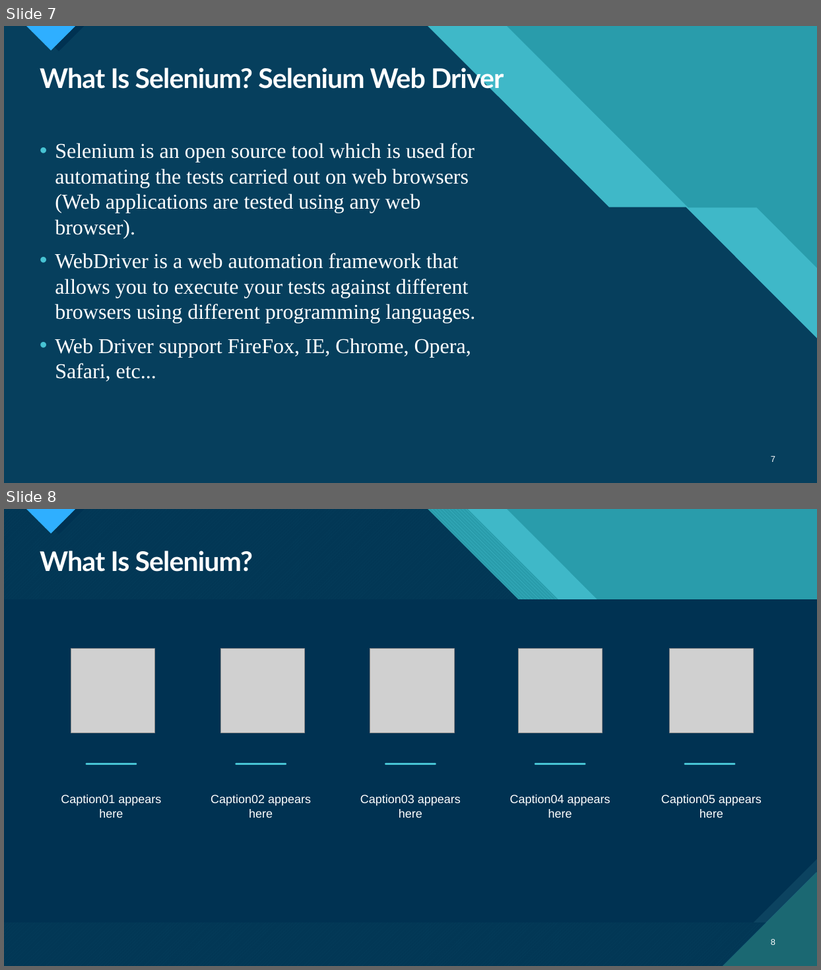
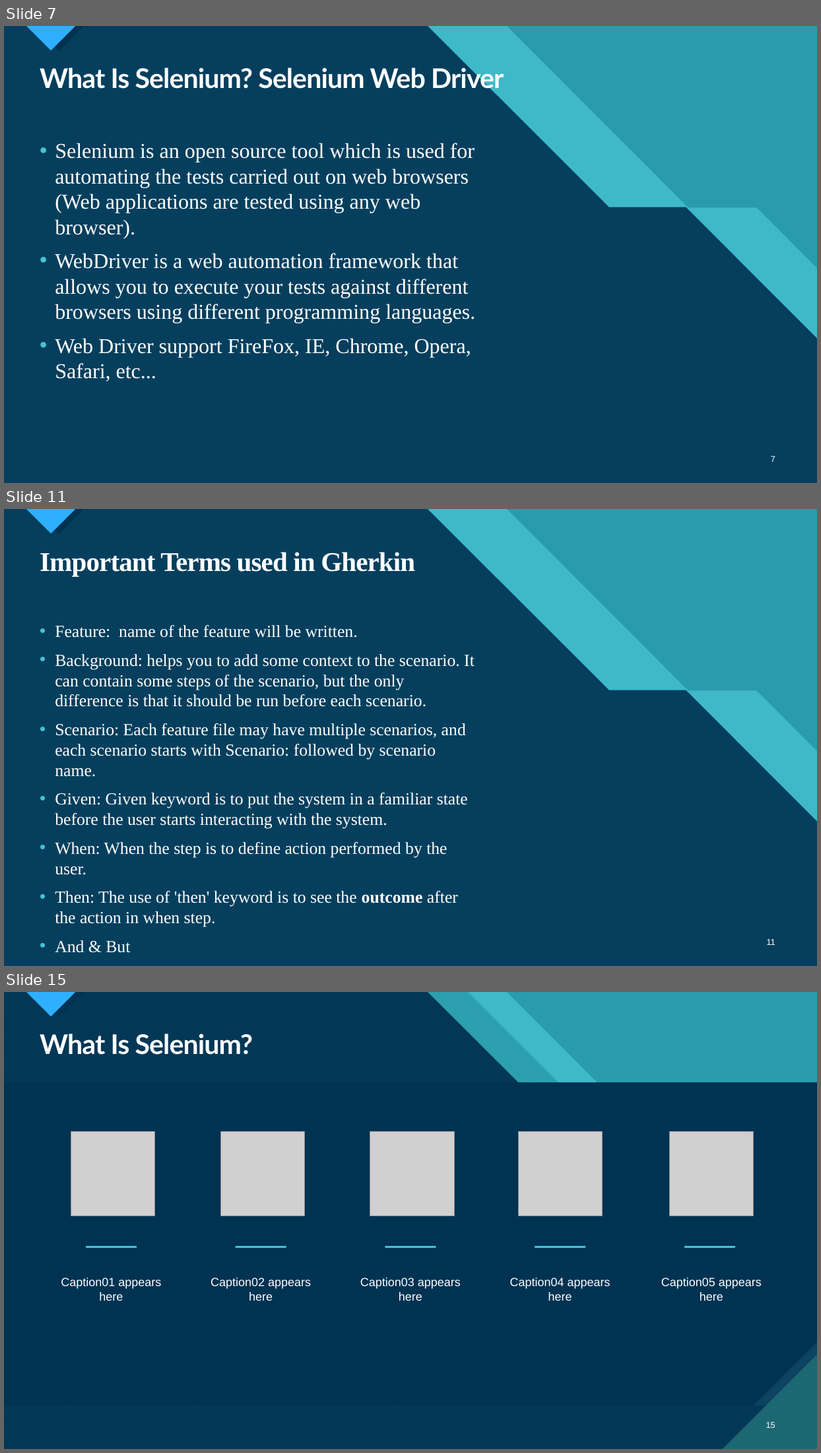
Before and after one commit to ngohungphuc/Presentation, a slide deck: Selenium/Specflow/Web Automation Test with Specflow.pptx. Shown one above the other, each under a label of ours: slides 7 and 8 before the commit, slides 7, 11 and 15 after it; the slides between them are not shown. The pictures are 821x970 and 821x1453 pixels, drawn with LibreOffice and Linux fonts; fonts in the diff are those of the drawing; grey boxes stand for pictures. Boxes give left, top, right and bottom in pixels: in the first picture for what was removed or moved away, otherwise in the second. Text is boxed around its words. In the diff, an @@ line names an element or a change of style, - is before the commit and + after.

```diff
--- a/Selenium/Specflow/Web Automation Test with Specflow.pptx
+++ b/Selenium/Specflow/Web Automation Test with Specflow.pptx
@@ slide 11 added at (4, 509, 817, 966), background #47C3D3; not listed: 14 template elements that a slide beside it also shows @@
@@ title added at (40, 552, 415, 576), 32 pt, text #FFFFFF, bold @@
+Important Terms used in Gherkin
@@ text added at (55, 625, 475, 953), 20 pt, text #FFFFFF @@
+• Feature: name of the feature will be written.
+• Background: helps you to add some context to the scenario. It can contain some steps of the scenario, but the only difference is that it should be run before each scenario.
+• Scenario: Each feature file may have multiple scenarios, and each scenario starts with Scenario: followed by scenario name.
+• Given: Given keyword is to put the system in a familiar state before the user starts interacting with the system.
+• When: When the step is to define action performed by the user.
+• Then: The use of 'then' keyword is to see the outcome after the action in when step.
+• And & But
@@ page number added at (767, 939, 776, 945), 10 pt, text #FFFFFF @@
+11
@@ what was slide 8 is now slide 15 @@
@@ page number at (766, 1422, 776, 1428): text changed @@
-8
+15
```
Also in this commit, not shown: 1 slide changed, 6 other slides added.
